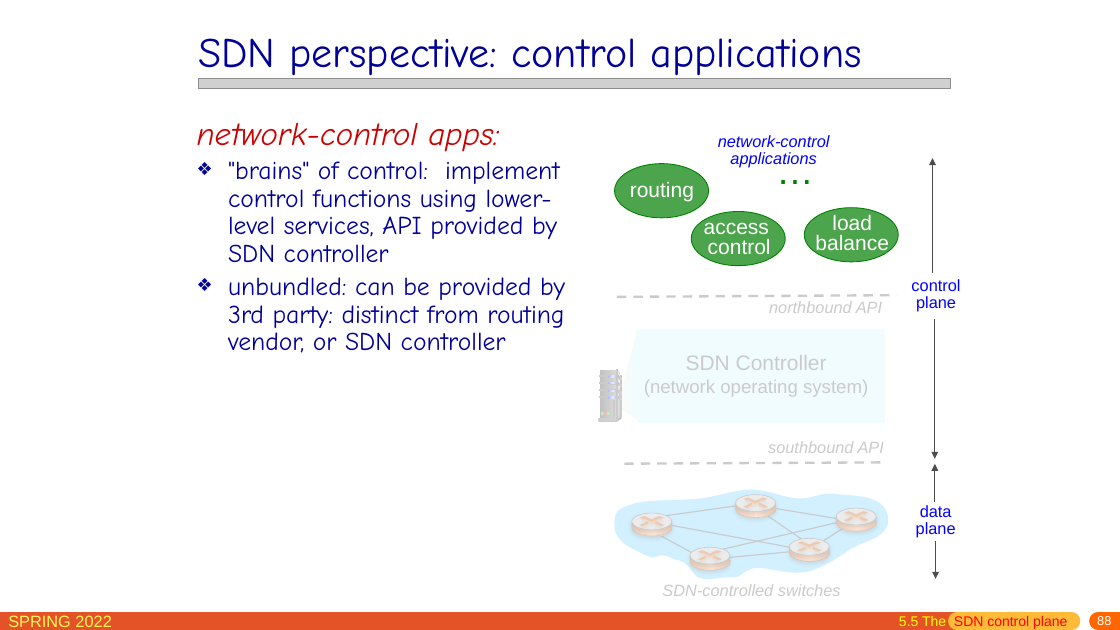
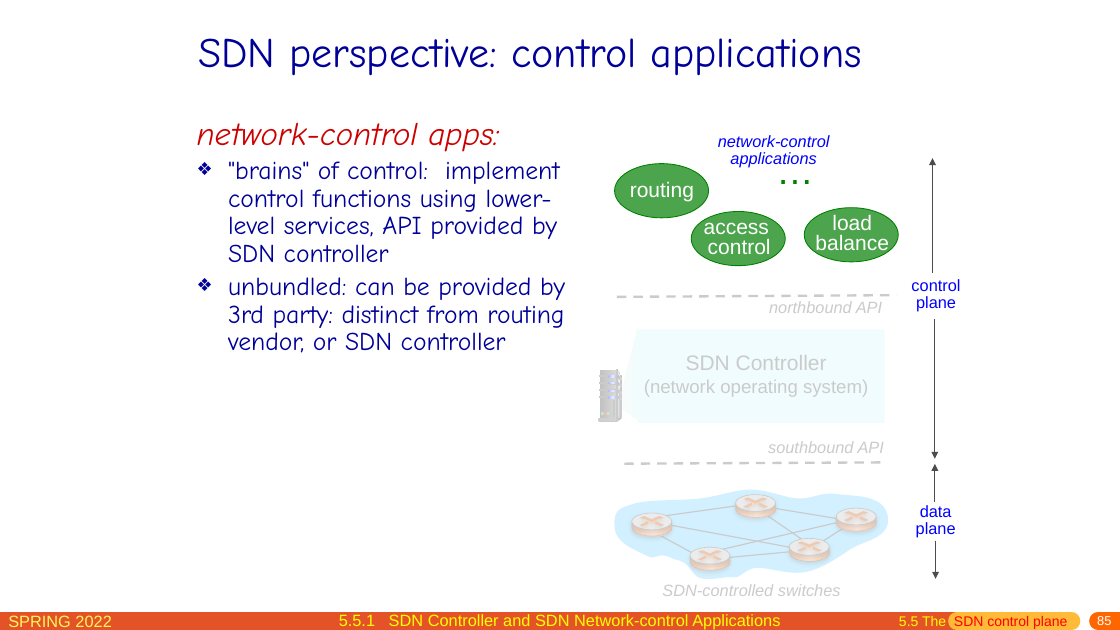
Before and after one commit to network-whu/slides, a slide deck: slide 85 of pptx/chapter5.pptx (slide 88 before the commit). Drawn at 1120x630 pixels with LibreOffice and Linux fonts; fonts in the diff are those of the drawing; grey boxes stand for pictures. Boxes give left, top, right and bottom in pixels: in the first picture for what was removed or moved away, otherwise in the second. Text is boxed around its words. In the diff, an @@ line names an element or a change of style, - is before the commit and + after.

```diff
--- a/pptx/chapter5.pptx
+++ b/pptx/chapter5.pptx
@@ picture removed at <box>198,78,950,88</box> @@
@@ text added at <box>339,614,780,630</box>, 14 pt, text #FFFF00 @@
+5.5.1 SDN Controller and SDN Network-control Applications
@@ page number at <box>1097,616,1111,625</box>: text changed @@
-88
+85
```
Also in this commit, not shown: 39 other slides changed, 7 slides added, 1 slide removed.
